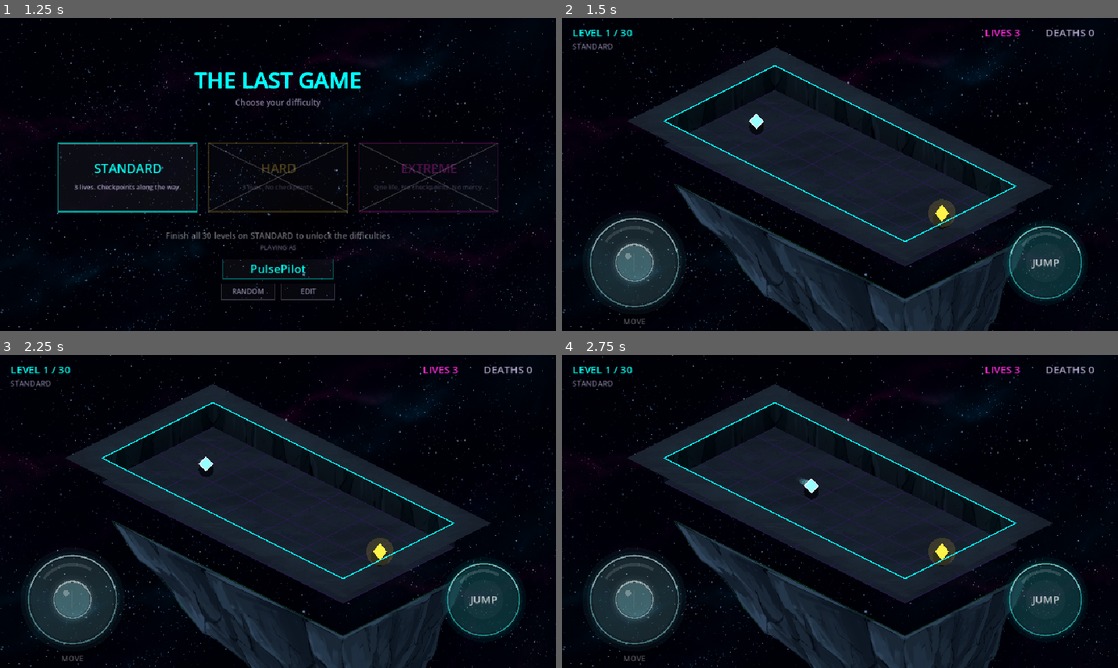
Above: before the commit, frames 1-4 (two rows, left to right).
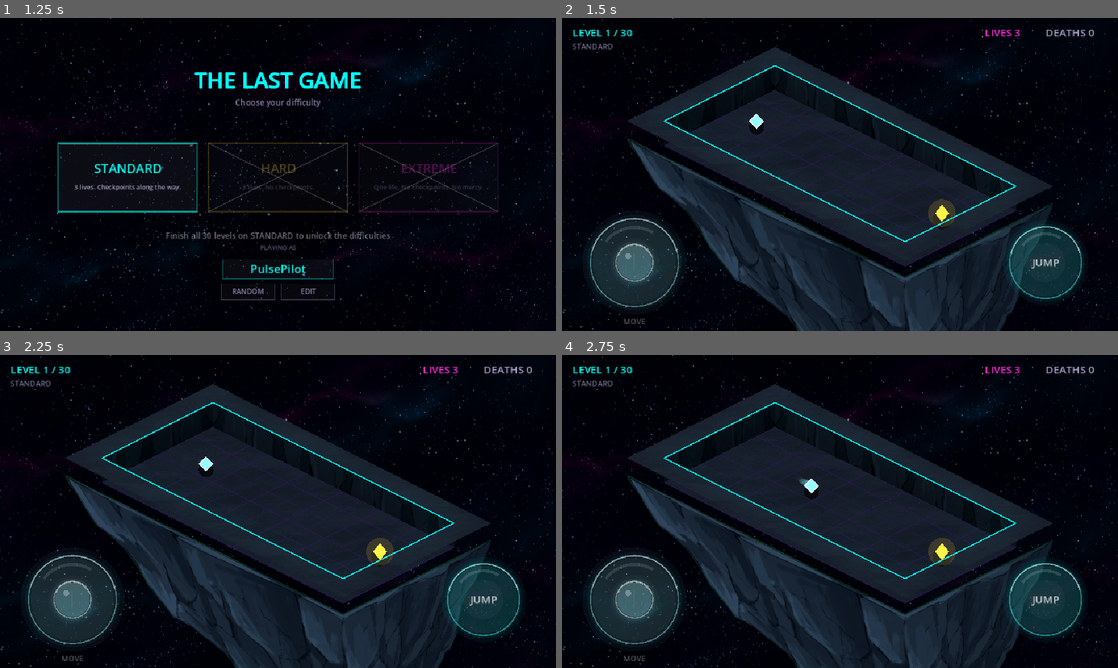
Above: after the commit, the same moments.

Repository: milko-ux/the-last-game
Game: Godot game, scene res://main.tscn
The game is run twice, just before and just after one commit, with the same random seed, the same clock (stepped at 60 frames per second) and the same inputs.
Inputs (mouse positions are in pixels of both pictures, inside the frame that each line leads up to):
- Up to frame 1 (1.25 s): tap Enter at 0.5 s; move the mouse to (400, 158) at 0.52 s; hold Right (ui_right) from 0.53 s (still down); tap R at 0.6 s; click (400, 158) at 0.67 s; tap Space at 0.77 s
- Up to frame 2 (1.5 s): release Right (ui_right) at 1.25 s; tap Space at 1.25 s; drag from (728, 190) to (812, 237) at 1.27 s
- Up to frame 3 (2.25 s): tap Enter at 2 s; move the mouse to (333, 442) at 2.02 s; hold Right (ui_right) from 2.03 s (still down); tap R at 2.1 s
- Up to frame 4 (2.75 s): keep holding Right (ui_right)

Frame 1 is identical in both runs. In frame 2, 7.6% of the frame differs, in the area x 11-89%, y 38-100%; in frame 3, 7.6%; in frame 4, 7.6%.

Commit message:
Attach the island properly, fix level 19's free walk, add level linting
ISLAND UNDERSIDE — the actual cause, after three failed nudges
The art is mostly empty space: the top 14.2% of the PNG is fully
transparent and the rock spans only 83% of the image width. Drawing the
whole image anchored that invisible padding to the board edge, so the
rock always started well below it no matter what the offsets said. Now
draws from the measured opaque bounds (UNDERSIDE_SRC), so the rock's own
top edge is what meets the platform. It reads as one solid island.

LEVEL 19 — Milko: "just walk straight, the pink balls aren't doing
anything". Correct: the pillars only occupied rows 1-3 and rows 4-6 were
an open highway to the goal, so the blinkers guarded a corridor nobody
had to enter. Rebuilt as three sealed chambers joined by two doorways,
one blinker per doorway on opposite beats, a sweep in the middle
chamber and the chaser closing from the goal side.

tools/check_levels.py — catches this class mechanically from now on.
Alongside the fair-spawn rules it computes the shortest route to the
goal and measures how close each hazard's travel comes to it. Anything
further than ~2 tiles is flagged as decorative. It immediately found two
more Milko had not reached yet: a chain in level 23 sitting off the
serpentine, and a blinker in level 29 above the route. Both moved onto
the path.

tools/serve.py — the local test server now lives in the repo. It was in
a session scratch directory that got wiped on restart, which is why
localhost kept going dead between sessions. The TLS mode regenerates its
certificate when the machine changes network, since the old one was
pinned to a single IP.

Also fixes a parse error that shipped in the previous underside attempt:
the constants block did not get replaced, so board.gd failed to load and
the entire board silently stopped drawing. The headless export did not
report it; running the project headless does, so that is the check to
use.

Co-Authored-By: Claude Opus 5 <noreply@anthropic.com>

Diff:
--- a/entities/board.gd
+++ b/entities/board.gd
@@ -34,10 +34,18 @@
 const TINT_WALL_RIGHT := Color(0.22, 0.25, 0.32)
 const TINT_UNDERSIDE := Color(0.42, 0.47, 0.57)
 
-# Underside placement. LIFT tucks the art's straight top edge up behind
-# the floor so it never shows; DEPTH scales how far the rock hangs down.
-const UNDERSIDE_LIFT := 26.0
-const UNDERSIDE_DEPTH := 0.85
+# Underside placement.
+#
+# The art carries a lot of empty space: the top 14.2% of the PNG is fully
+# transparent and the rock spans only 83% of the image width. Drawing the
+# whole image therefore anchored the PADDING to the board edge instead of
+# the rock, which is why the island kept looking detached no matter how
+# it was nudged. These are the measured opaque bounds — using them as the
+# source rect makes the rock's own top edge the thing that meets the board.
+const UNDERSIDE_SRC := Rect2(116.0, 109.0, 1142.0, 631.0)
+# LIFT tucks that edge up behind the floor; DEPTH scales the hang.
+const UNDERSIDE_LIFT := 14.0
+const UNDERSIDE_DEPTH := 0.92
 
 var grid: Array = []
 var goal_pos := Vector2.ZERO
@@ -111,24 +119,25 @@
 	var lowest_corner := Iso.to_screen(Vector2(cols_px, rows_px), 0.0)
 	var right_corner  := Iso.to_screen(Vector2(cols_px, 0.0), 0.0)
 
-	var tw := float(TEX_UNDERSIDE.get_width())
-	var th := float(TEX_UNDERSIDE.get_height())
 	var slope := Iso.ISO_Y / Iso.ISO_X
 
-	# One depth for both halves so the rock reads as continuous.
-	var depth := (right_corner.x - left_corner.x) * (th / tw) * UNDERSIDE_DEPTH
+	# Depth follows the CROPPED aspect, so the rock keeps its proportions.
+	var depth := (right_corner.x - left_corner.x) \
+		* (UNDERSIDE_SRC.size.y / UNDERSIDE_SRC.size.x) * UNDERSIDE_DEPTH
 	var lift := Vector2(0.0, UNDERSIDE_LIFT)
+	var half_w := UNDERSIDE_SRC.size.x * 0.5
 
 	# Left half hangs along left corner -> lowest corner (sloping down).
 	_draw_underside_half(
-		Rect2(0.0, 0.0, tw * 0.5, th),
+		Rect2(UNDERSIDE_SRC.position, Vector2(half_w, UNDERSIDE_SRC.size.y)),
 		left_corner - lift,
 		lowest_corner.x - left_corner.x,
 		depth, slope)
 
 	# Right half hangs along lowest corner -> right corner (sloping up).
 	_draw_underside_half(
-		Rect2(tw * 0.5, 0.0, tw * 0.5, th),
+		Rect2(UNDERSIDE_SRC.position + Vector2(half_w, 0.0),
+			Vector2(half_w, UNDERSIDE_SRC.size.y)),
 		lowest_corner - lift,
 		right_corner.x - lowest_corner.x,
 		depth, -slope)
--- a/levels.json
+++ b/levels.json
@@ -650,58 +650,48 @@
       "name": "Narrow beat",
       "grid": [
         "###############",
-        "#.....#.#.#...#",
-        "#.P...#.#.#...#",
-        "#.....#.#.#...#",
-        "#.............#",
-        "#...........G.#",
-        "#.............#",
-        "###############"
-      ],
-      "hazards": [
-        {
-          "type": "blinker",
-          "at": [
-            7,
-            1
-          ],
-          "speed": 1.0,
-          "period": 1.4,
+        "#.....#...#...#",
+        "#.P...#...#...#",
+        "#.........#...#",
+        "#.....#.......#",
+        "#.....#...#.G.#",
+        "#.....#...#...#",
+        "###############"
+      ],
+      "hazards": [
+        {
+          "type": "blinker",
+          "at": [
+            6,
+            3
+          ],
+          "speed": 1.0,
+          "period": 1.5,
           "duty": 0.45,
           "phase": 0.0
         },
         {
           "type": "blinker",
           "at": [
-            7,
-            3
-          ],
-          "speed": 1.0,
-          "period": 1.4,
-          "duty": 0.45,
-          "phase": 0.0
-        },
-        {
-          "type": "blinker",
-          "at": [
-            9,
-            1
-          ],
-          "speed": 1.0,
-          "period": 1.4,
+            10,
+            4
+          ],
+          "speed": 1.0,
+          "period": 1.5,
           "duty": 0.45,
           "phase": 0.5
         },
         {
-          "type": "blinker",
-          "at": [
-            9,
-            3
-          ],
-          "speed": 1.0,
-          "period": 1.4,
-          "duty": 0.45,
-          "phase": 0.5
+          "type": "sweep",
+          "a": [
+            8,
+            1
+          ],
+          "b": [
+            8,
+            6
+          ],
+          "speed": 3.8
         },
         {
           "type": "chaser",
@@ -840,10 +830,10 @@
         {
           "type": "chain",
           "pivot": [
-            7,
-            1
-          ],
-          "radius": 1.6,
+            6,
+            4
+          ],
+          "radius": 1.7,
           "speed": 2.0
         },
         {
@@ -1185,8 +1175,8 @@
         {
           "type": "blinker",
           "at": [
-            6,
-            1
+            7,
+            2
           ],
           "speed": 1.0,
           "period": 1.3,
@@ -1196,8 +1186,8 @@
         {
           "type": "blinker",
           "at": [
-            6,
-            6
+            10,
+            5
           ],
           "speed": 1.0,
           "period": 1.3,
Not shown, changed: .gitignore
Not shown, changed: CLAUDE.md
Not shown, added: tools/check_levels.py
Not shown, added: tools/serve.py
